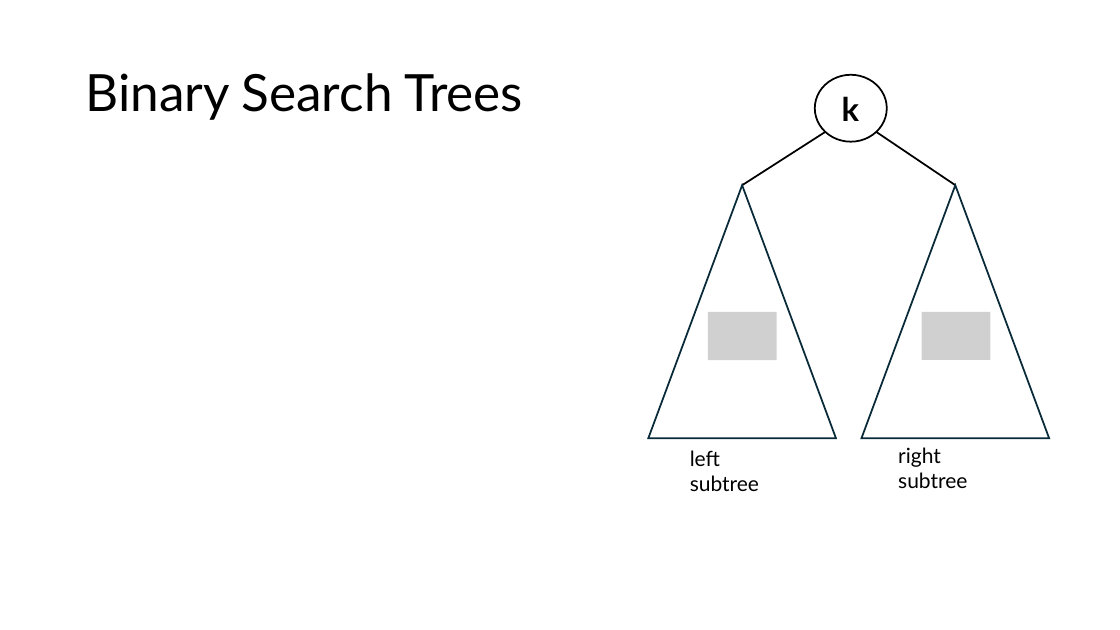
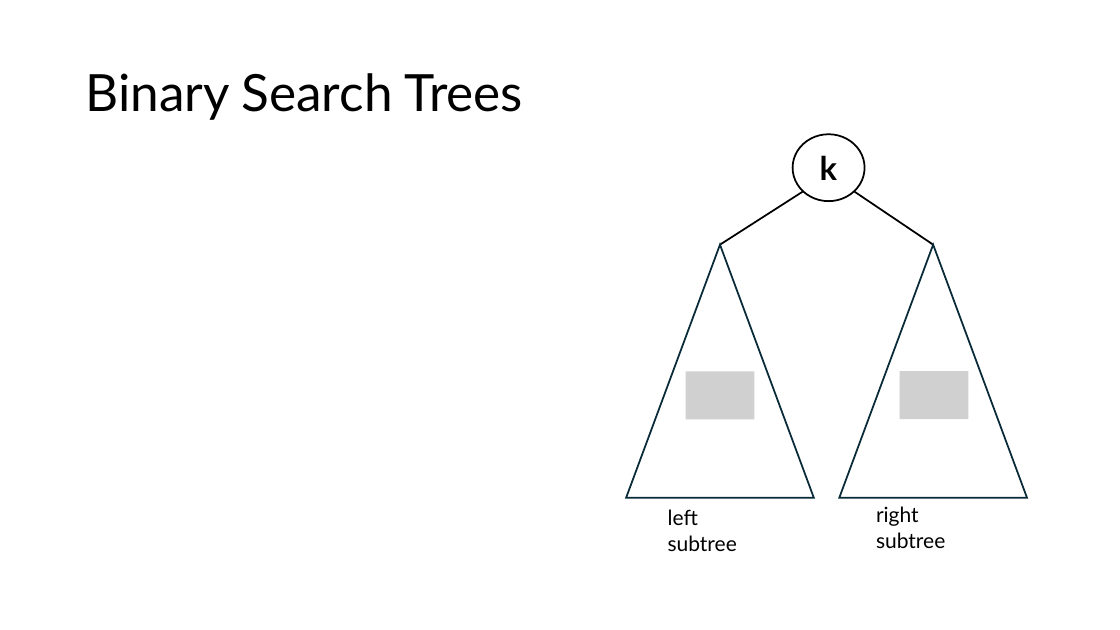
Before and after one commit to sotasota-sfu/cmpt225Summer2026, a slide deck: slide 5 of lectures/lecture22/binary_search_trees.pptx. Drawn at 1120x630 pixels with LibreOffice and Linux fonts; fonts in the diff are those of the drawing; grey boxes stand for pictures. Boxes give left, top, right and bottom in pixels: in the first picture for what was removed or moved away, otherwise in the second. Text is boxed around its words. In the diff, an @@ line names an element or a change of style, - is before the commit and + after.

```diff
--- a/lectures/lecture22/binary_search_trees.pptx
+++ b/lectures/lecture22/binary_search_trees.pptx
@@ 2 texts, 1 picture, 1 line, 1 ellipse: place and size @@
-2 texts, 1 picture, 1 line, 1 ellipse at bbox=[690, 75, 955, 491]
+2 texts, 1 picture, 1 line, 1 ellipse at bbox=[668, 134, 933, 551]
@@ 2 triangles, 1 text, 1 line: place and size @@
-2 triangles, 1 text, 1 line at bbox=[649, 132, 1049, 488]
+2 triangles, 1 text, 1 line at bbox=[626, 192, 1027, 548]
@@ picture removed at bbox=[922, 312, 991, 360] @@
@@ picture added at bbox=[900, 371, 969, 419] @@
```
Also in this commit, not shown: 19 other slides changed, 2 slides added, 46 other files.
